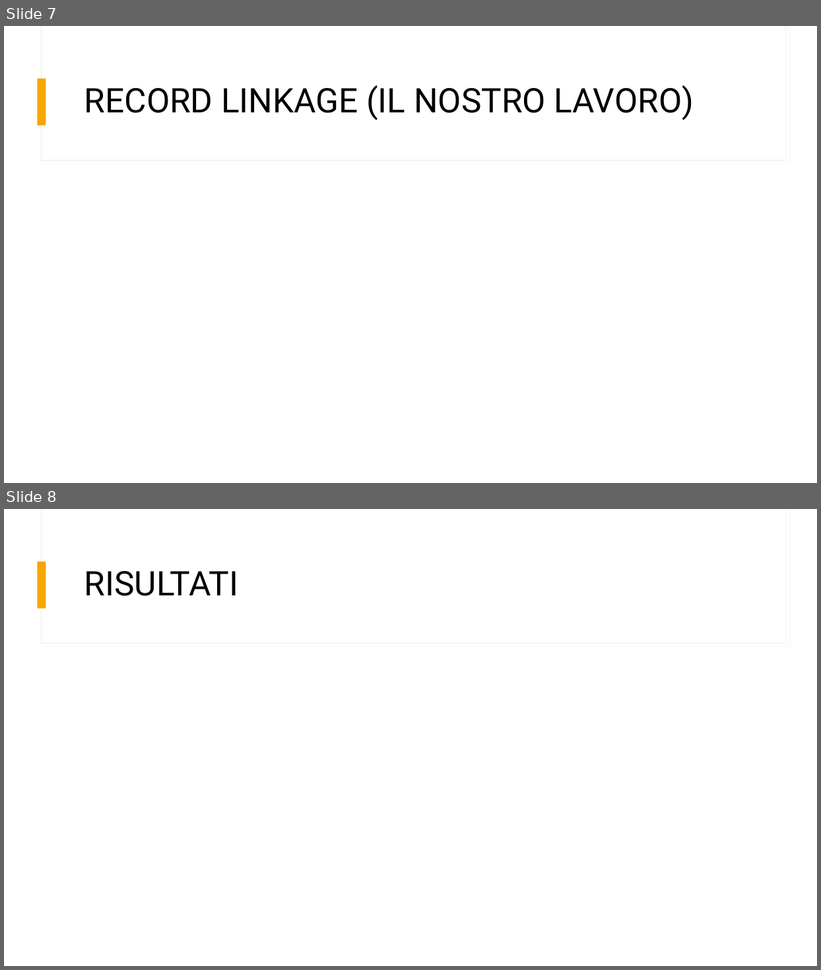
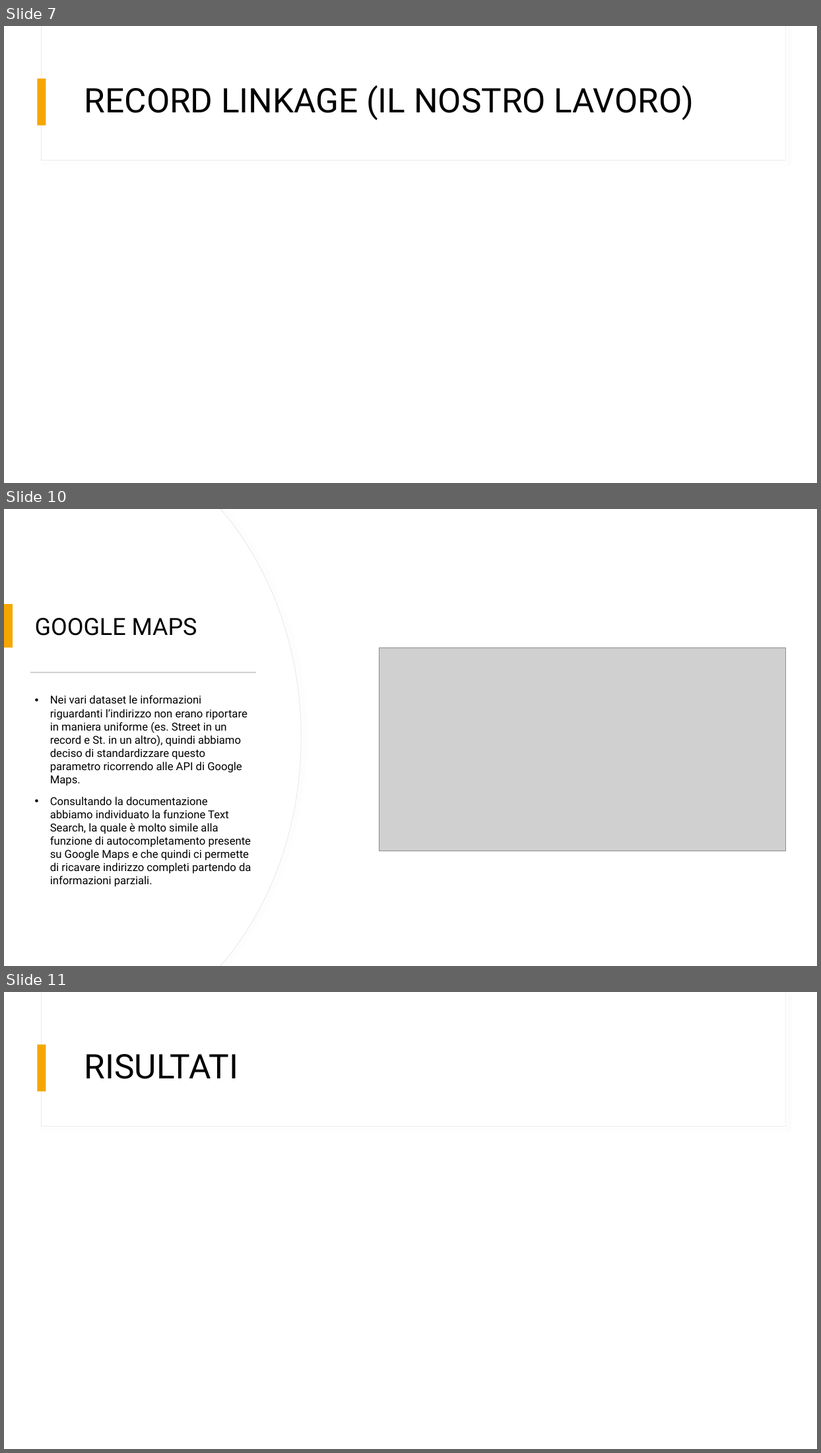
Before and after one commit to ivemberg/Data_quality_experimentation, a slide deck: report/RECORD LINKAGE.pptx. Shown one above the other, each under a label of ours: slides 7 and 8 before the commit, slides 7, 10 and 11 after it; the slides between them are not shown. The pictures are 821x970 and 821x1453 pixels, drawn with LibreOffice and Linux fonts; fonts in the diff are those of the drawing; grey boxes stand for pictures. Boxes give left, top, right and bottom in pixels: in the first picture for what was removed or moved away, otherwise in the second. Text is boxed around its words. In the diff, an @@ line names an element or a change of style, - is before the commit and + after.

```diff
--- a/report/RECORD LINKAGE.pptx
+++ b/report/RECORD LINKAGE.pptx
@@ slide 10 added at [4, 509, 817, 966], background #FFFFFF; not listed: 2 template elements that a slide beside it also shows @@
@@ rectangle added at [4, 509, 817, 966], fill #FFFFFF @@
@@ freeform shape added at [4, 509, 301, 966], fill #FFFFFF, outline #E9E9E9 0.75 pt @@
@@ freeform shape added at [4, 509, 300, 966], fill #FFFFFF @@
@@ rectangle added at [4, 604, 13, 648], fill #F5A700 @@
@@ title added at [35, 618, 197, 636], 28 pt, text #000000 @@
+GOOGLE MAPS
@@ picture added at [379, 648, 786, 851] @@
@@ rectangle added at [30, 672, 256, 673], fill #C9C9C9 @@
@@ text added at [50, 695, 252, 887], 13 pt, text #000000 @@
+• Nei vari dataset le informazioni riguardanti l’indirizzo non erano riportare in maniera uniforme (es. Street in un record e St. in un altro), quindi abbiamo deciso di standardizzare questo parametro ricorrendo alle API di Google Maps.
+• Consultando la documentazione abbiamo individuato la funzione Text Search, la quale è molto simile alla funzione di autocompletamento presente su Google Maps e che quindi ci permette di ricavare indirizzo completi partendo da informazioni parziali.
@@ what was slide 8 is now slide 11 @@
```
Also in this commit, not shown: 1 slide changed, 2 other slides added, 1 slide removed.
